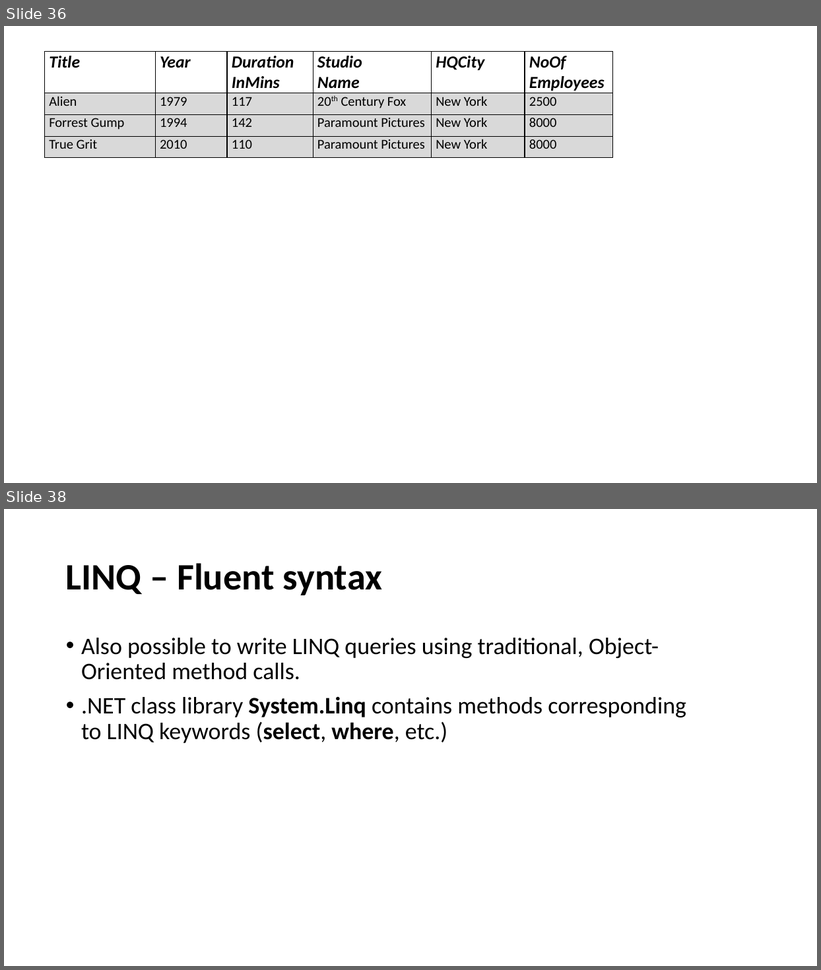
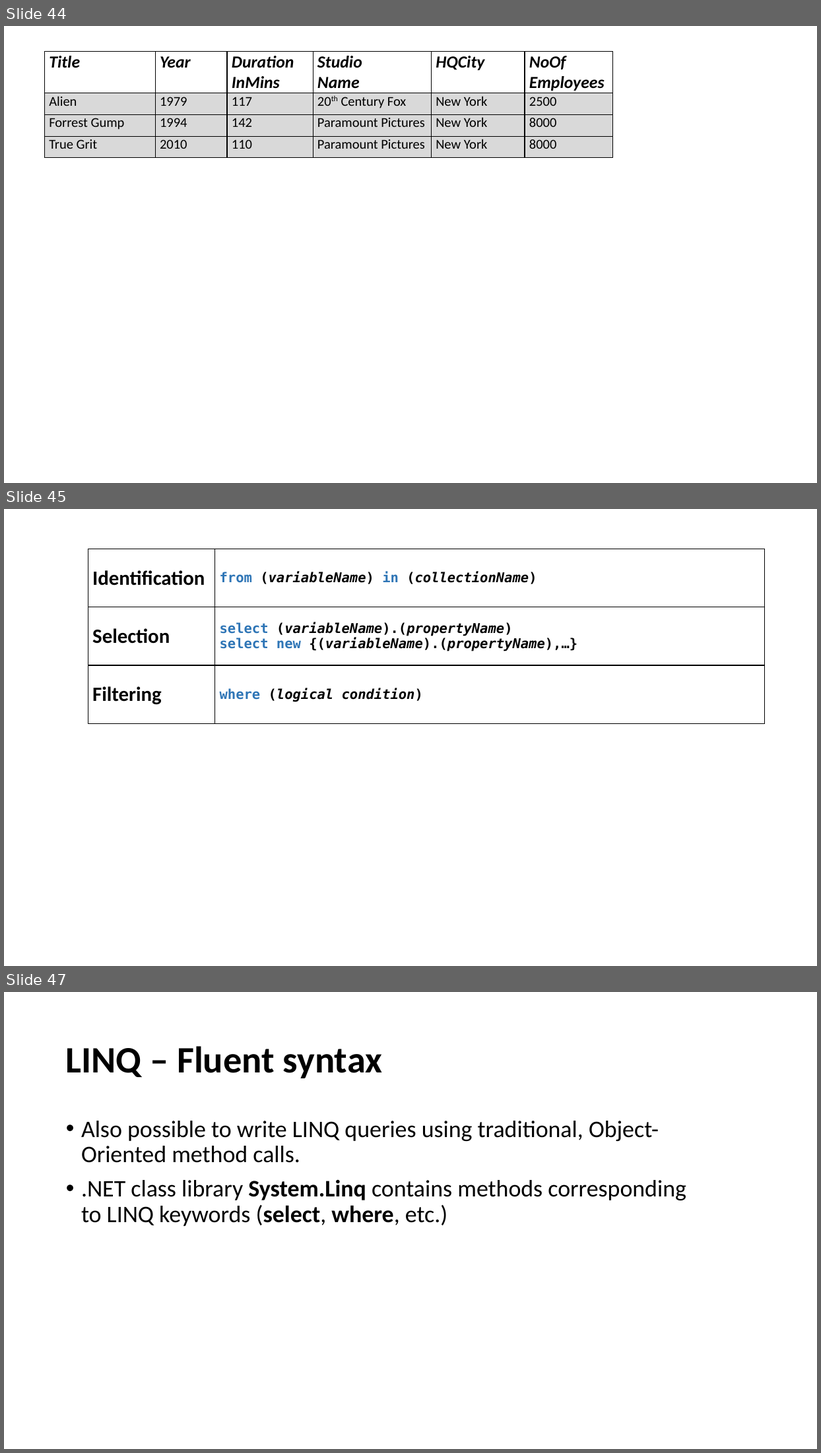
Before and after one commit to perslaursen/OOProg22, a slide deck: Chap/Prog03/Presentations/LINQ.pptx. Shown one above the other, each under a label of ours: slides 36 and 38 before the commit, slides 44, 45 and 47 after it; the slides between them are not shown. The pictures are 821x970 and 821x1453 pixels, drawn with LibreOffice and Linux fonts; fonts in the diff are those of the drawing. Boxes give left, top, right and bottom in pixels: in the first picture for what was removed or moved away, otherwise in the second. Text is boxed around its words. In the diff, an @@ line names an element or a change of style, - is before the commit and + after.

```diff
--- a/Chap/Prog03/Presentations/LINQ.pptx
+++ b/Chap/Prog03/Presentations/LINQ.pptx
@@ slide 45 added at bbox=[4, 509, 817, 966], background #FFFFFF @@
@@ table added at bbox=[88, 549, 765, 723], 3 rows, 2 columns @@
+Identification | from (variableName) in (collectionName)
+Selection | select (variableName).(propertyName) / select new {(variableName).(propertyName),…}
+Filtering | where (logical condition)
@@ what was slide 36 is now slide 44 @@
@@ what was slide 38 is now slide 47 @@
```
Also in this commit, not shown: 2 slides changed, 13 other slides added, 1 slide removed, 22 other files.
